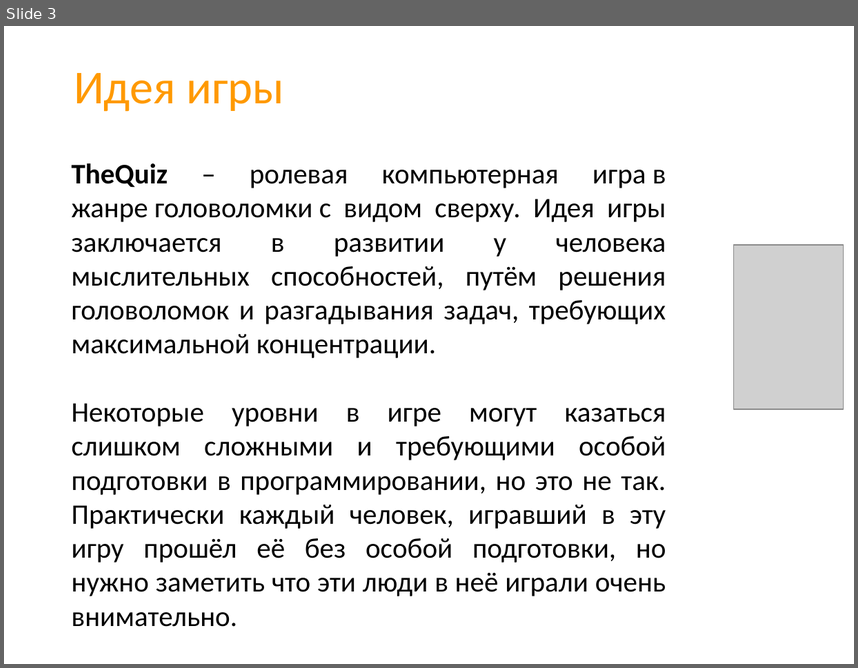
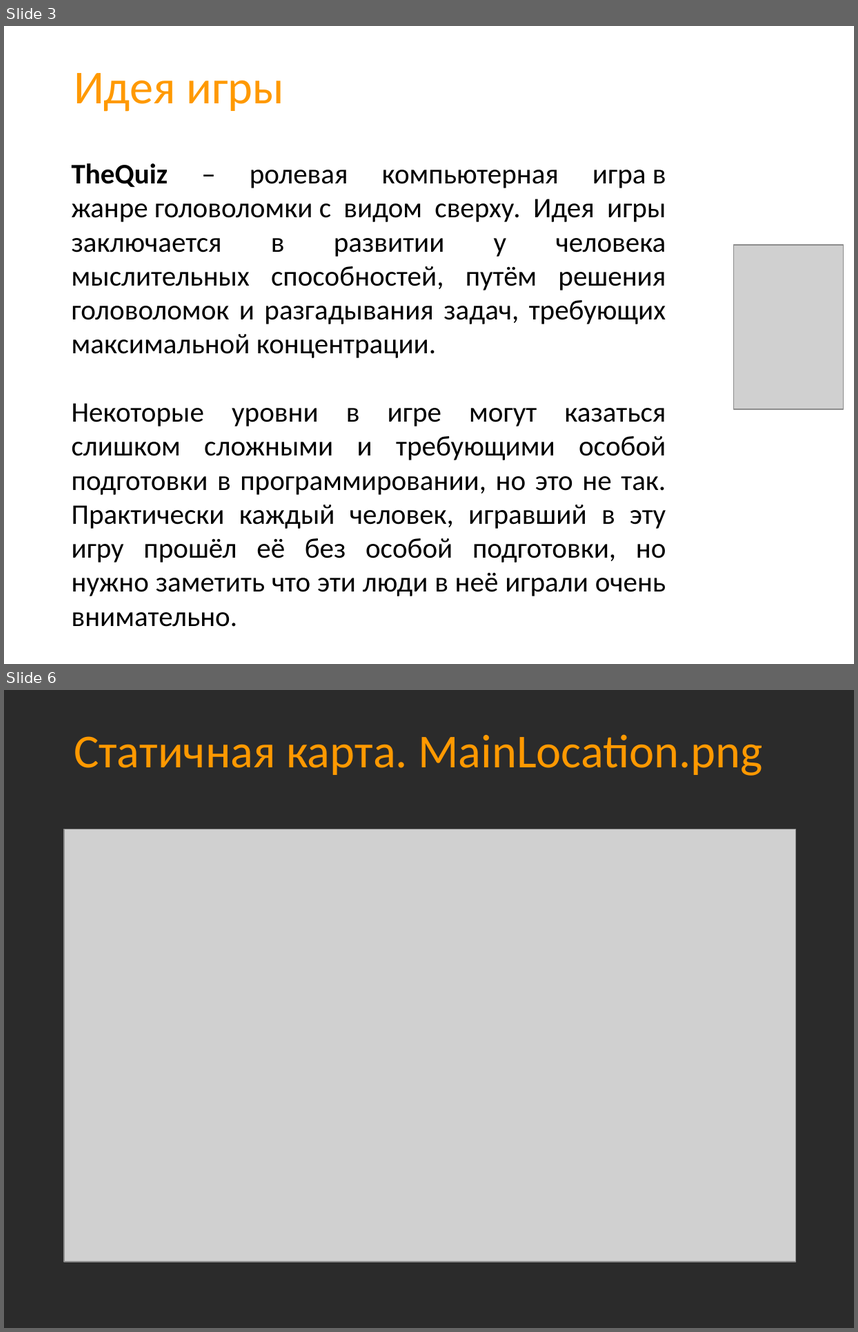
Before and after one commit to CicadaInc/thequiz, a slide deck: presentation.pptx. Shown one above the other, each under a label of ours: slide 3 before the commit, slides 3 and 6 after it; the slides between them are not shown. The pictures are 858x668 and 858x1332 pixels, drawn with LibreOffice and Linux fonts; fonts in the diff are those of the drawing; grey boxes stand for pictures; background and template pictures are left out; a plain dark background stands for a picture behind light text. Boxes give left, top, right and bottom in pixels: in the first picture for what was removed or moved away, otherwise in the second. Text is boxed around its words. In the diff, an @@ line names an element or a change of style, - is before the commit and + after.

```diff
--- a/presentation.pptx
+++ b/presentation.pptx
@@ slide 6 added at [4, 690, 854, 1328], background picture (left out) @@
@@ title added at [74, 734, 762, 776], 40 pt, text #FF9900 @@
+Статичная карта. MainLocation.png
@@ picture added at [64, 829, 796, 1262] @@
```
Also in this commit, not shown: 3 slides changed, 7 other slides added, 2 slides removed, 3 other files.
